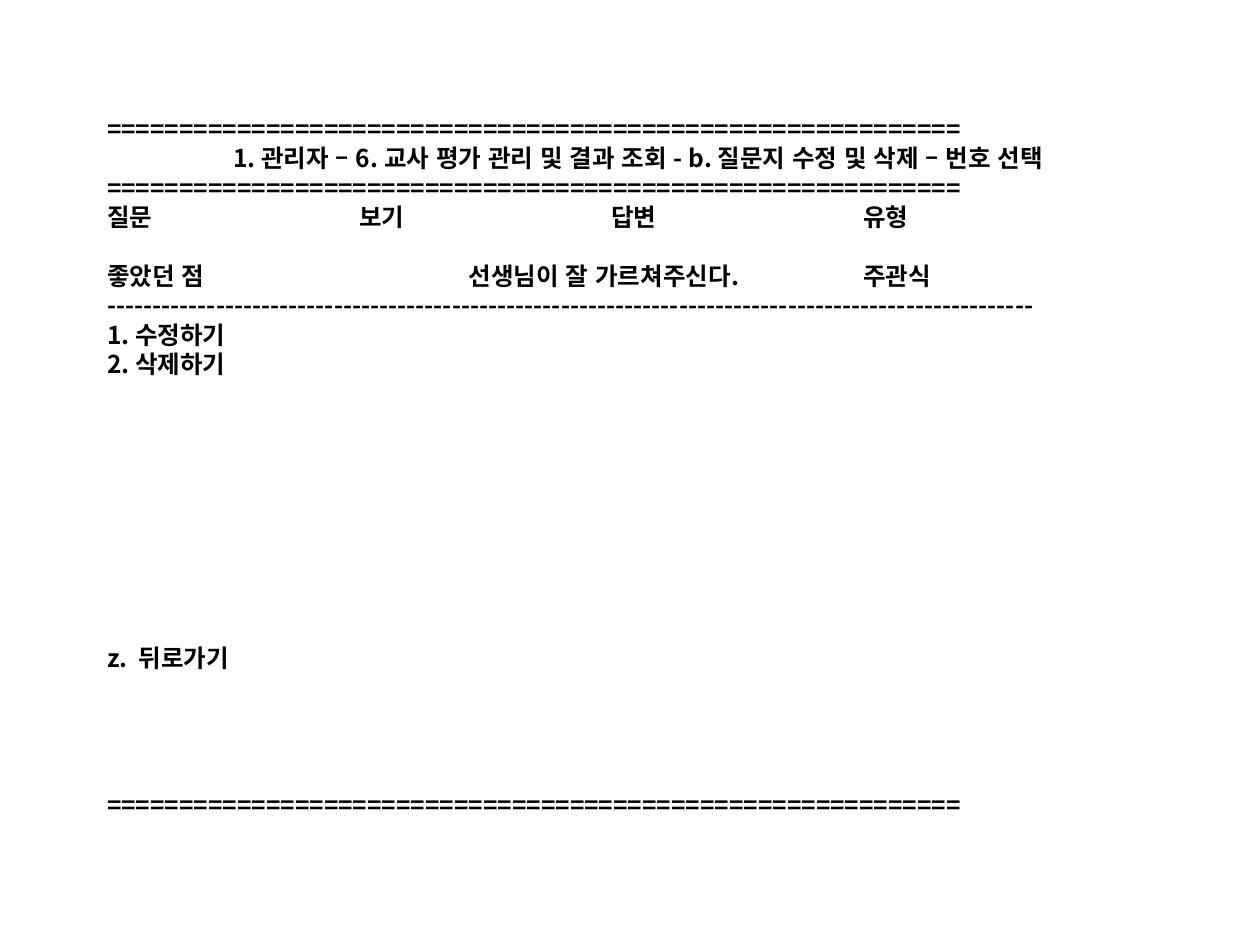
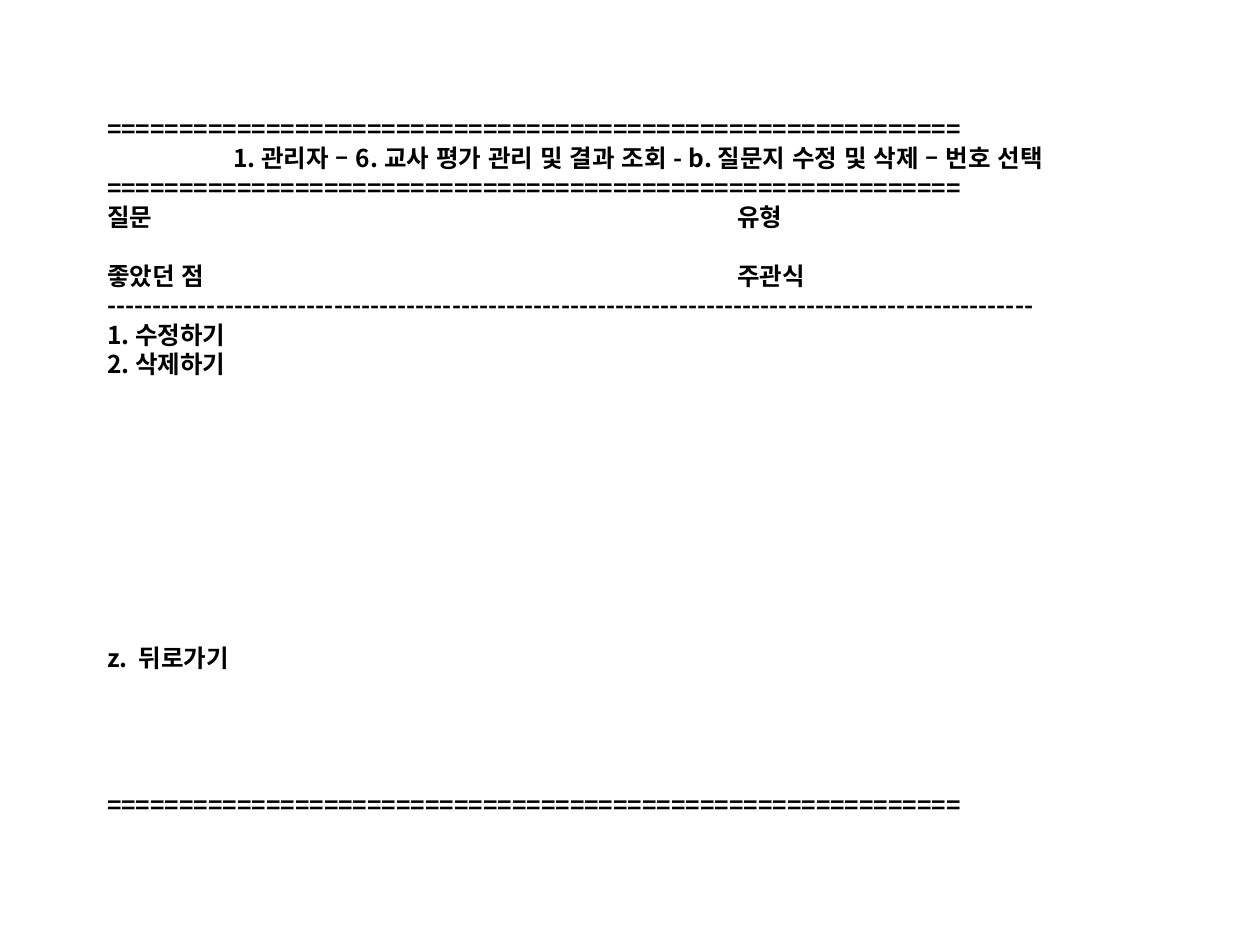
Before and after one commit to Yian-Kim/SEDU-Center, a slide deck: slide 43 of 03. 화면설계/01. 관리자/[디비2조]화면설계_관리자.pptx (slide 52 before the commit). Drawn at 1260x945 pixels with LibreOffice and Linux fonts; fonts in the diff are those of the drawing. Boxes give left, top, right and bottom in pixels: in the first picture for what was removed or moved away, otherwise in the second. Text is boxed around its words. In the diff, an @@ line names an element or a change of style, - is before the commit and + after.

```diff
--- a/03. 화면설계/01. 관리자/[디비2조]화면설계_관리자.pptx
+++ b/03. 화면설계/01. 관리자/[디비2조]화면설계_관리자.pptx
@@ text at box(107, 205, 805, 288): text changed @@
-===========================================================
-질문 보기 답변 유형
-좋았던 점 선생님이 잘 가르쳐주신다. 주관식
+===========================================================
+질문 유형
+좋았던 점 주관식
```
Also in this commit, not shown: 9 other slides changed, 1 slide added, 8 slides removed.
